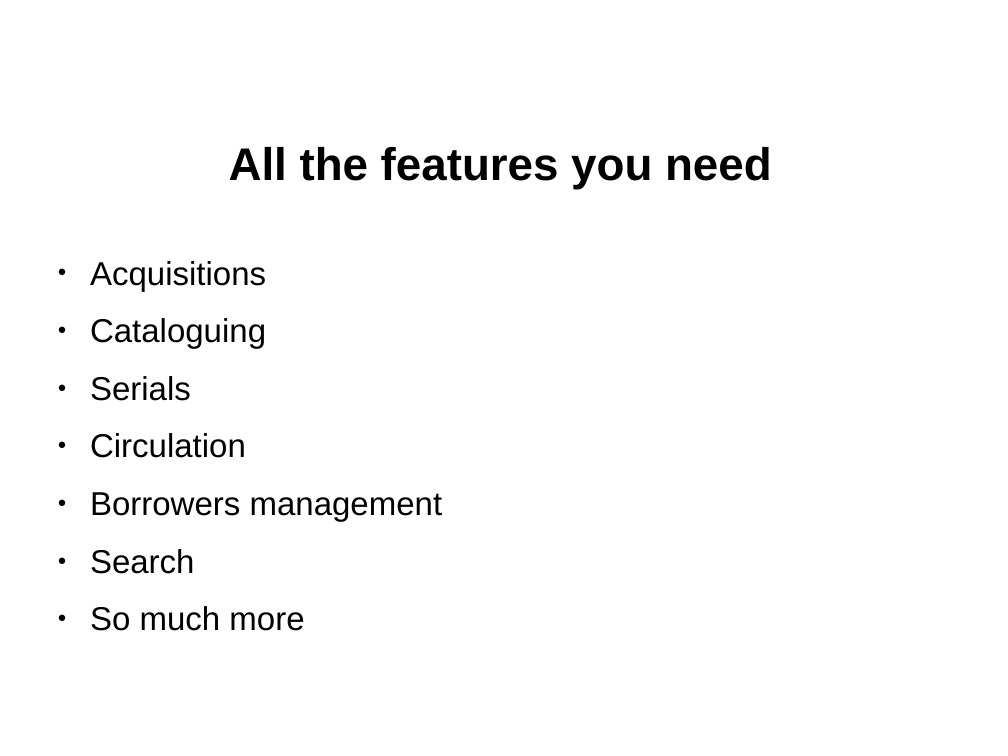
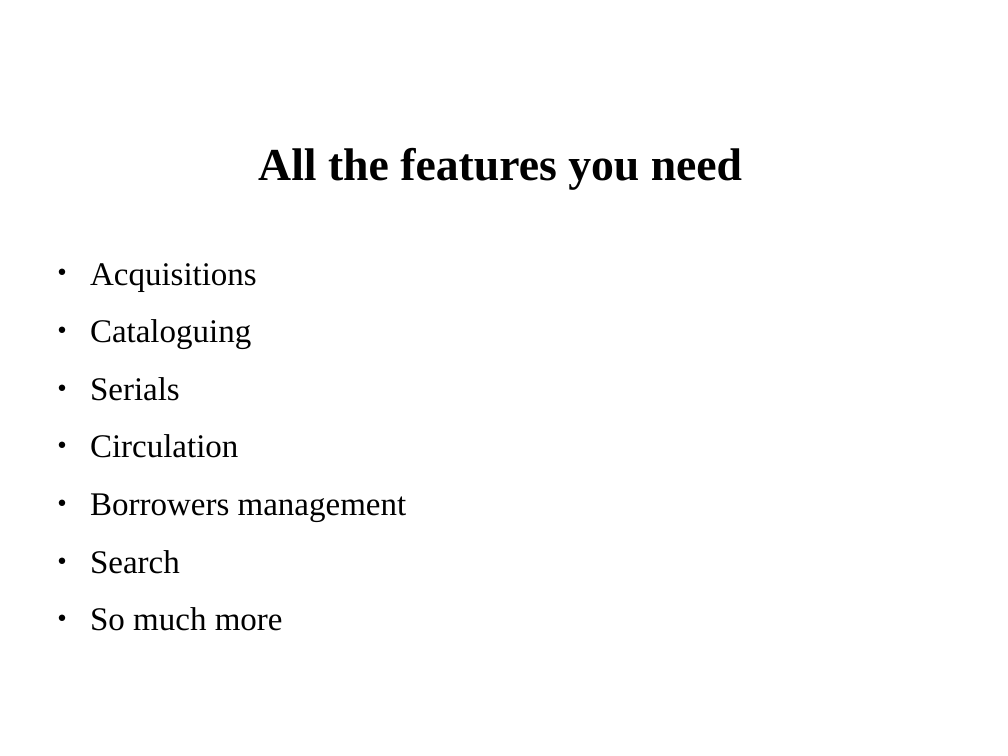
Before and after one commit to ranginui/presentation, a slide deck: slide 6 of eifl/eifl.odp. Drawn at 1008x756 pixels with LibreOffice and Linux fonts; fonts in the diff are those of the drawing; background and template pictures are left out. Boxes give left, top, right and bottom in pixels: in the first picture for what was removed or moved away, otherwise in the second. Text is boxed around its words. In the diff, an @@ line names an element or a change of style, - is before the commit and + after.

```diff
--- a/eifl/eifl.odp
+++ b/eifl/eifl.odp
@@ title "All the features you need" at <box>258,147,742,190</box>: font Arial to Times New Roman @@
@@ text "Acquisitions" at <box>90,263,407,631</box>: font Arial to Times New Roman @@
```
Also in this commit, not shown: 9 other slides changed.
